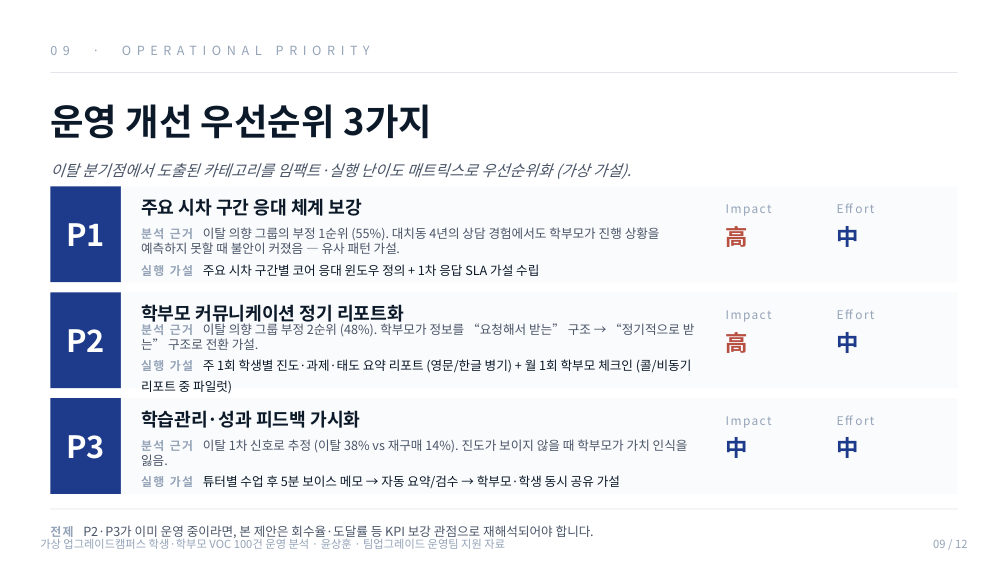
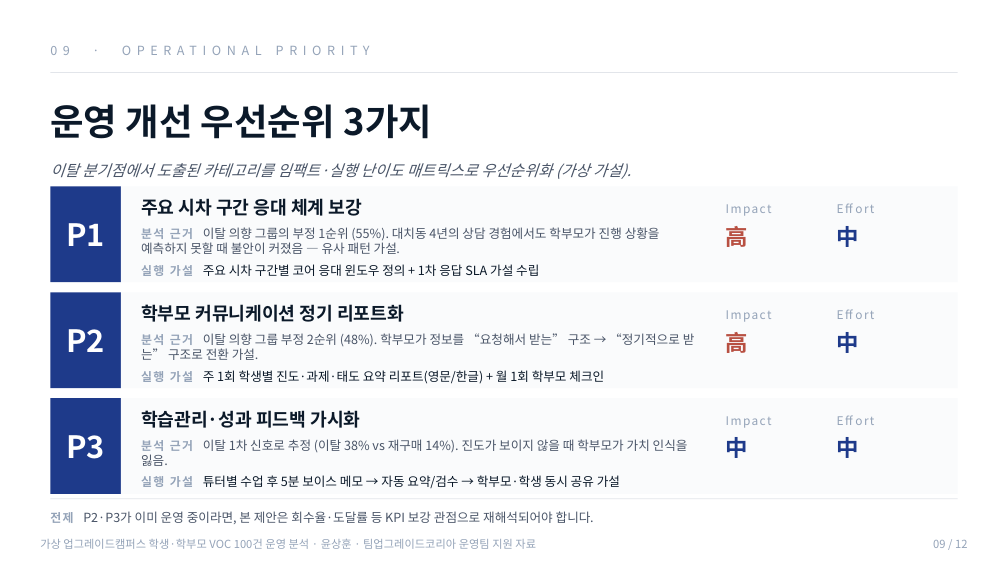
Before and after one commit to hoon7624g-web/TUK, a slide deck: slide 9 of 윤상훈_업그레이드_운영팀_VOC분석보고서.pptx. Drawn at 1008x567 pixels with LibreOffice and Linux fonts; fonts in the diff are those of the drawing. Boxes give left, top, right and bottom in pixels: in the first picture for what was removed or moved away, otherwise in the second. Text is boxed around its words. In the diff, an @@ line names an element or a change of style, - is before the commit and + after.

```diff
--- a/윤상훈_업그레이드_운영팀_VOC분석보고서.pptx
+++ b/윤상훈_업그레이드_운영팀_VOC분석보고서.pptx
@@ text at [141,333,695,384]: text changed @@
-분석 근거 이탈 의향 그룹 부정 2순위 (48%). 학부모가 정보를 “요청해서 받는” 구조 → “정기적으로 받는” 구조로 전환 가설.
-실행 가설 주 1회 학생별 진도·과제·태도 요약 리포트 (영문/한글 병기) + 월 1회 학부모 체크인 (콜/비동기 리포트 중 파일럿)
+분석 근거 이탈 의향 그룹 부정 2순위 (48%). 학부모가 정보를 “요청해서 받는” 구조 → “정기적으로 받는” 구조로 전환 가설.
+실행 가설 주 1회 학생별 진도·과제·태도 요약 리포트(영문/한글) + 월 1회 학부모 체크인
@@ text "전제 P2·P3가 이미 운영 중이라면, ...": place and size @@
-text "전제 P2·P3가 이미 운영 중이라면, ..." at [50,525,594,540]
+text "전제 P2·P3가 이미 운영 중이라면, ..." at [50,511,594,524]
@@ line moved from (50, 509) - (958, 509) to (50, 499) - (958, 499) @@
@@ text at [40,539,536,549]: text changed @@
-가상 업그레이드캠퍼스 학생·학부모 VOC 100건 운영 분석 · 윤상훈 · 팀업그레이드 운영팀 지원 자료
+가상 업그레이드캠퍼스 학생·학부모 VOC 100건 운영 분석 · 윤상훈 · 팀업그레이드코리아 운영팀 지원 자료
```
Also in this commit, not shown: 11 other slides changed, 3 other files.
